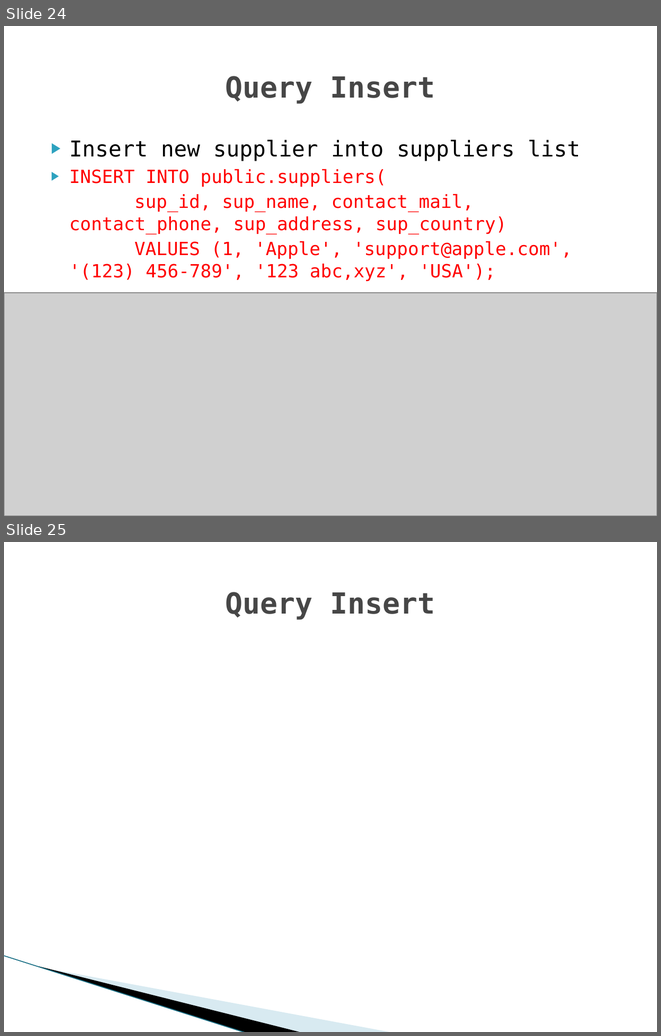
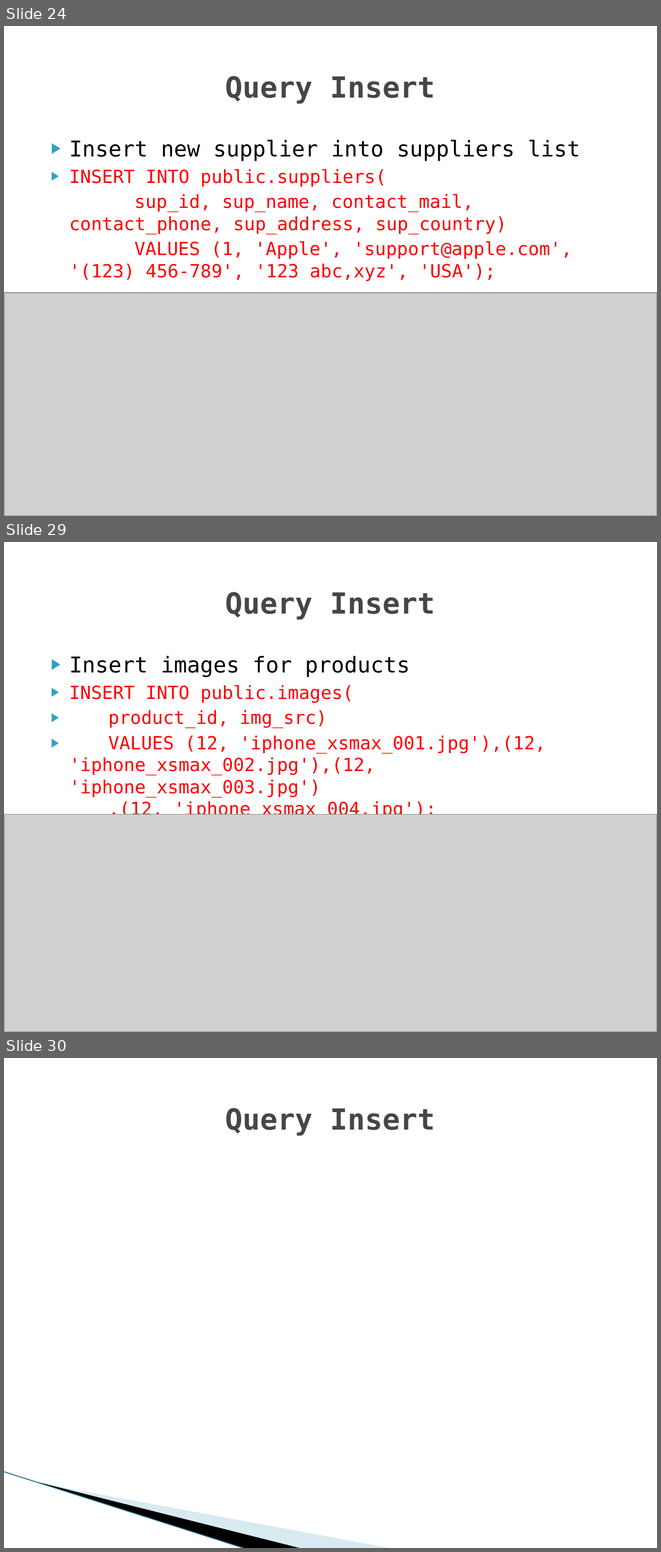
Before and after one commit to iamvucms/SICT, a slide deck: SQL/Project1_database_design_and_query.pptx. Shown one above the other, each under a label of ours: slides 24 and 25 before the commit, slides 24, 29 and 30 after it; the slides between them are not shown. The pictures are 661x1036 and 661x1552 pixels, drawn with LibreOffice and Linux fonts; fonts in the diff are those of the drawing; grey boxes stand for pictures; background and template pictures are left out. Boxes give left, top, right and bottom in pixels: in the first picture for what was removed or moved away, otherwise in the second. Text is boxed around its words. In the diff, an @@ line names an element or a change of style, - is before the commit and + after.

```diff
--- a/SQL/Project1_database_design_and_query.pptx
+++ b/SQL/Project1_database_design_and_query.pptx
@@ slide 29 added at [4, 542, 657, 1032], background #FFFFFF; not listed: 2 template elements that a slide beside it also shows @@
@@ title added at [226, 592, 435, 620], 32 pt, text #464646, bold @@
+Query Insert
@@ text added at [69, 655, 546, 819], 20 pt, text #FF0000 @@
+▶ Insert images for products
+▶ INSERT INTO public.images(
+▶ product_id, img_src)
+▶ VALUES (12, 'iphone_xsmax_001.jpg'),(12, 'iphone_xsmax_002.jpg'),(12, 'iphone_xsmax_003.jpg')
+  ,(12, 'iphone_xsmax_004.jpg');
@@ picture added at [4, 814, 657, 1032] @@
@@ what was slide 25 is now slide 30 @@
```
Also in this commit, not shown: 4 slides changed, 4 other slides added, 2 slides removed.
